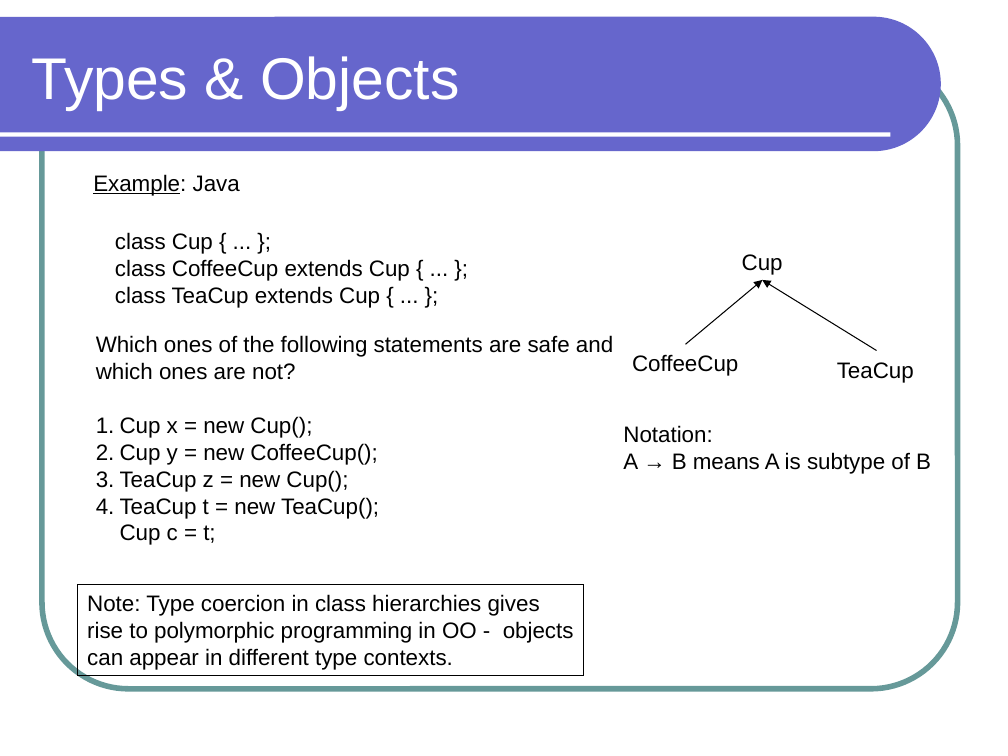
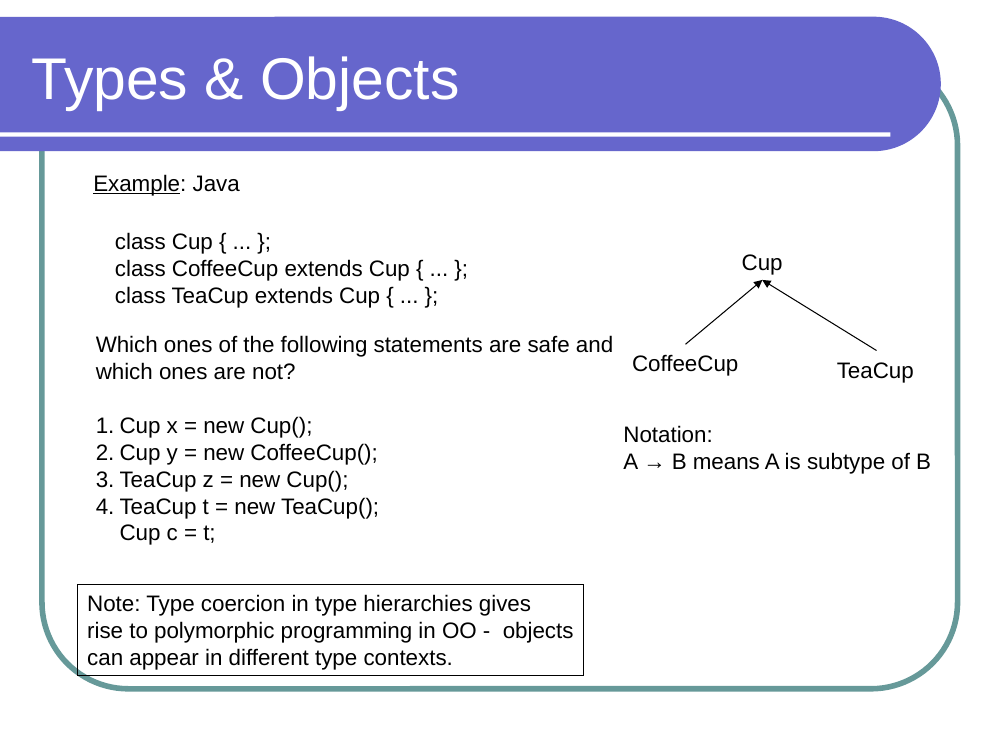
Before and after one commit to lutzhamel/CSC301, a slide deck: slide 22 of notes/csc301-ln003.ppt (slide 21 before the commit). Drawn at 1008x756 pixels with LibreOffice and Linux fonts; fonts in the diff are those of the drawing. Boxes give left, top, right and bottom in pixels: in the first picture for what was removed or moved away, otherwise in the second. Text is boxed around its words. In the diff, an @@ line names an element or a change of style, - is before the commit and + after.

```diff
--- a/notes/csc301-ln003.ppt
+++ b/notes/csc301-ln003.ppt
@@ text in rectangle at <box>87,594,574,670</box>: text changed @@
-Note: Type coercion in class hierarchies gives
-rise to polymorphic programming in OO - objects
-can appear in different type contexts.
+Note: Type coercion in type hierarchies gives
+rise to polymorphic programming in OO - objects
+can appear in different type contexts.
```
Also in this commit, not shown: 2 other slides changed, 1 slide added, 3 other files.
